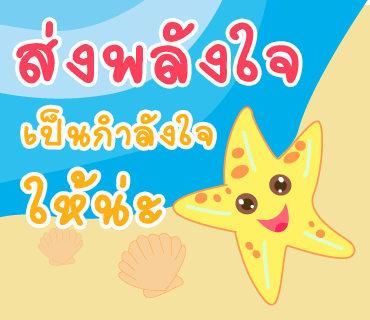
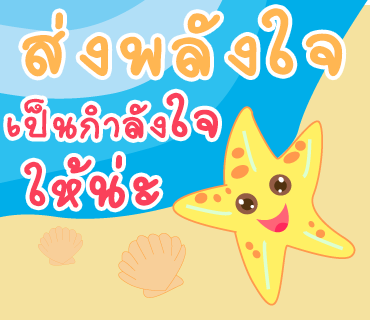
Comparing the layer stacks of the two 370 x 320 images. Changes:
painted on "ให้น่ะ" over <box>24,155,162,227</box>
painted on "เป็นกำลังใจ" over <box>7,92,218,147</box>
painted on "ส่งพลังใจ" over <box>16,8,343,85</box>
